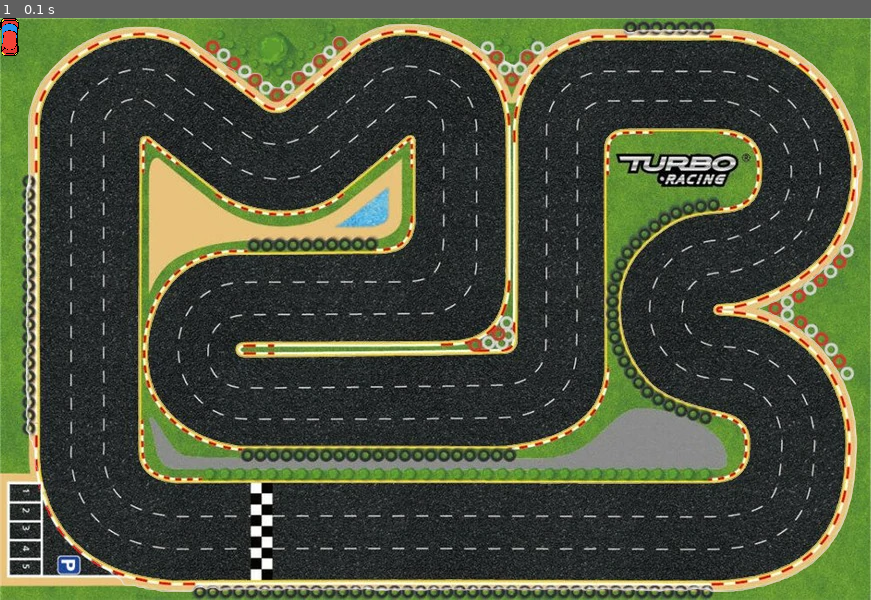
Above: before the commit, frame 1.
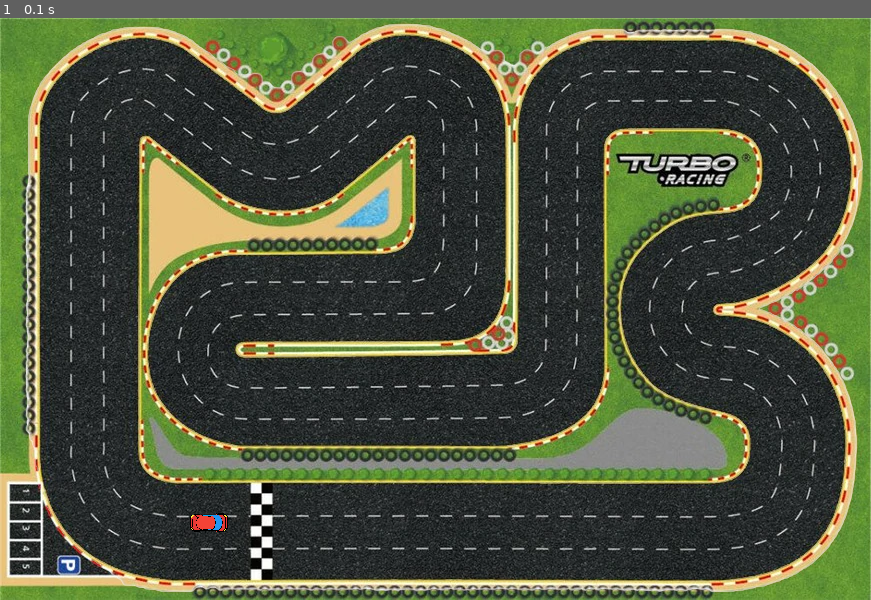
Above: after the commit, the same moment.

Repository: nikgeo01/Pygame-project----Rider-
Game: pygame game, started from main.py
The game is run twice, just before and just after one commit, with the same random seed, the same clock (stepped at 60 frames per second) and the same inputs.
Inputs:
- Up to frame 1 (0.1 s): no input

The runs differ from the first frame. In frame 1, 0.3% of the frame differs, in the area x 0-27%, y 0-89%.

Commit message:
finally finished the rotation. Misspelled one letter and everything broke.

Diff:
--- a/functions.py
+++ b/functions.py
@@ -1,5 +1,4 @@
 import pygame
-
 
 def resize_image(image, factor):
     size = round(image.get_width() * factor), round(image.get_height() * factor)
@@ -8,4 +7,4 @@
 def rotate_image(screen, image, top_left, angle):
     rotated_image =  pygame.transform.rotate(image, angle)
     new_rect = rotated_image.get_rect(center = image.get_rect(topleft = top_left).center)
-    screen.blit(rotate_image, new_rect.topleft)
+    screen.blit(rotated_image, new_rect.topleft)
--- a/main.py
+++ b/main.py
@@ -19,14 +19,13 @@
 
 
 class Cars:
-    IMG = RED_CAR
 
     def __init__(self, max_vel, rotation_vel):
         self.img = self.IMG
         self.max_vel = max_vel
         self.rotation_vel = rotation_vel
         self.vel = 0
-        self.angle = 0
+        self.angle = -90
 
     def rotate(self, left=False, right=False):
         if left:
@@ -35,23 +34,28 @@
             self.angle -= self.rotation_vel
 
     def draw(self, screen):
-        rotate_image(screen, self.img)
+        rotate_image(screen, self.img, (200, 485), self.angle)
+
+class PLayerRedCar(Cars):
+    IMG = RED_CAR
+
+clock = pygame.time.Clock()
+images = [(TRACK, (0, 0)), ((TRACK_BORDER), (0, 0))]
+
+def draw(screen, images, player_car):
+    for img, pos in images:
+        screen.blit(img, pos)
+
+    player_car.draw(screen)
+    pygame.display.update()
 
 
-clock = pygame.time.Clock()
+player_car = PLayerRedCar(4, 4)
+
 while True:
     clock.tick(60)
-    SCREEN.blit(TRACK, (0, 0))
-    SCREEN.blit(TRACK_BORDER, (0, 0))
 
-
-
-    SCREEN.blit(RED_CAR, (0, 0))
-
-
-
-
-    pygame.display.update()
+    draw(SCREEN, images, player_car)
 
     for event in pygame.event.get():
         if event.type == pygame.QUIT:
